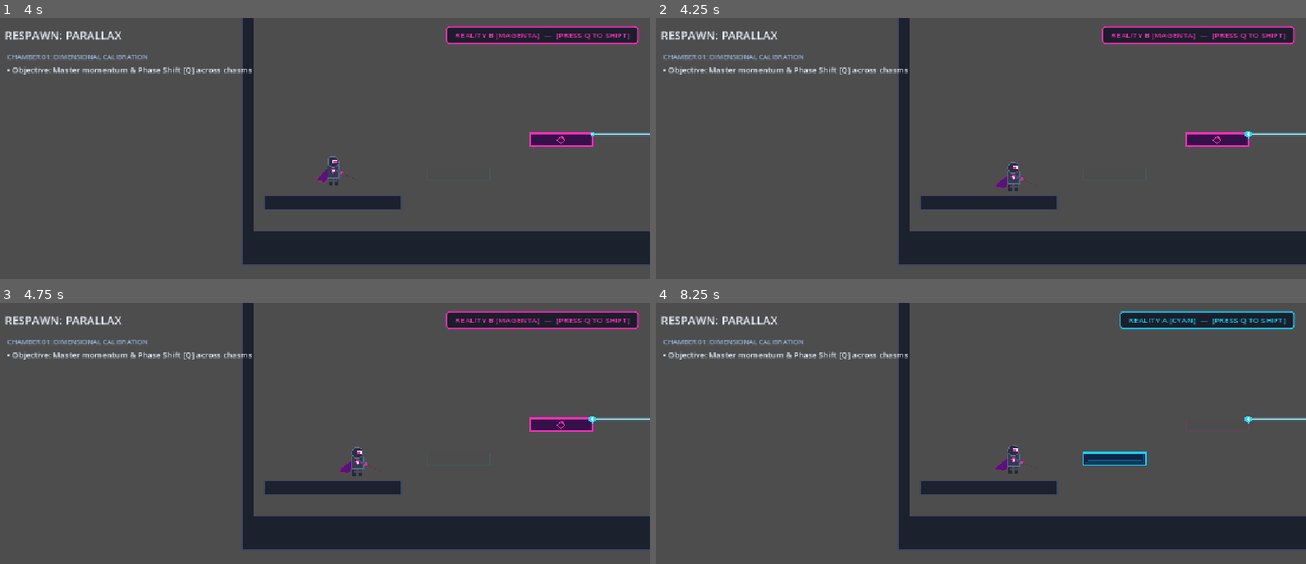
Above: before the commit, frames 1-4 (two rows, left to right).
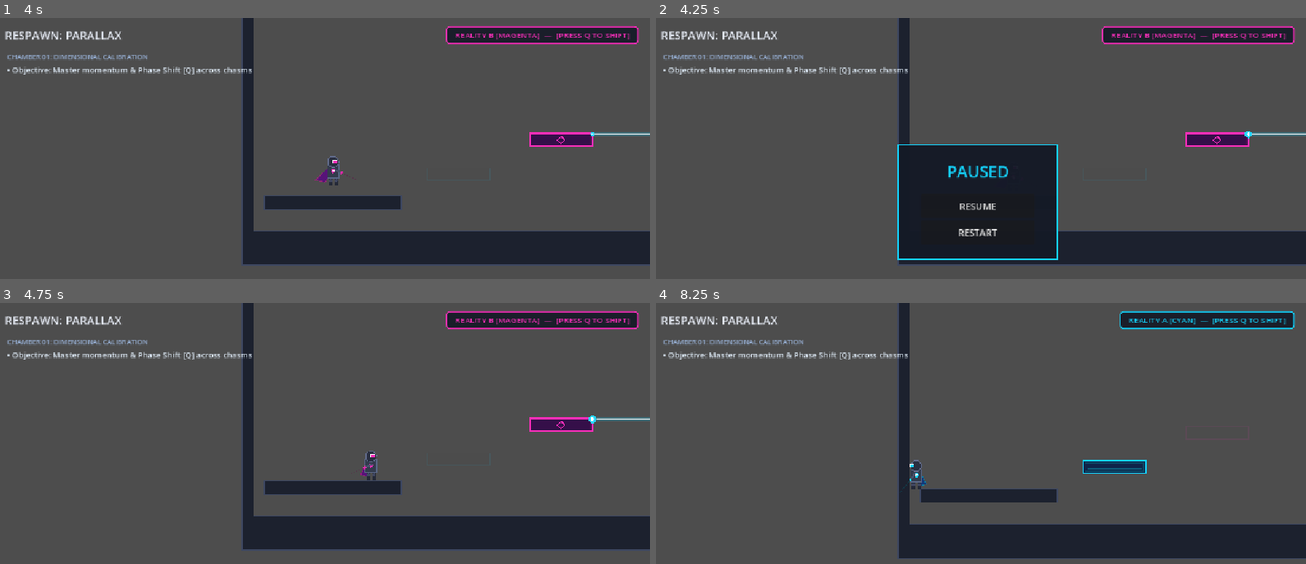
Above: after the commit, the same moments.

Repository: suhasreddy2317/_Respawn_
Game: Godot game, scene res://main.tscn
Same seed, same stepped clock (60 frames per second), same inputs: the game is played once before the commit and once after it.
Inputs (mouse positions are in pixels of both pictures, inside the frame that each line leads up to):
- Up to frame 1 (4 s): tap Q (switch_reality) at 0.5, 1.25, 2, 3.5 s; move the mouse to (468, 185) at 0.52 s; hold D (move_right) 0.53-1.25 s; tap R at 0.6, 2.3, 3.8 s; click (468, 185) at 0.67 s; tap Space (jump) at 0.77, 3.77 s; drag from (188, 221) to (286, 276) at 1.27 s; move the mouse to (390, 122) at 2.02 s; hold A (move_left) 2.03-2.75 s; hold Q (switch_reality) 2.03-2.75 s; drag from (286, 276) to (123, 148) at 2.77 s; move the mouse to (520, 258) at 3.52 s; hold D (move_right) from 3.53 s (still down); tap Enter at 3.6 s
- Up to frame 2 (4.25 s): keep holding D (move_right); tap Escape at 4.15 s
- Up to frame 3 (4.75 s): release D (move_right) at 4.25 s; click (318, 490) at 4.25 s, where only the run after the commit has a clickable "RESUME"
- Up to frame 4 (8.25 s): tap Q (switch_reality) at 5 s; drag from (779, 433) to (877, 394) at 5.02 s; move the mouse to (1013, 488) at 5.77 s; hold D (move_right) 5.78-6.5 s; hold E (interact) 5.78-6.5 s; click (1013, 488) at 5.92 s; tap R at 6.05, 7.35 s; drag from (877, 394) to (844, 506) at 6.52 s; move the mouse to (1124, 470) at 7.27 s; hold A (move_left) 7.28-8 s; tap Space (jump) at 7.52 s; drag from (844, 506) to (942, 561) at 8.02 s

Frame 1 is identical in both runs. In frame 2, 7.0% of the frame differs, in the area x 37-62%, y 48-93%; in frame 3, 0.4%; in frame 4, 6.7%.

Commit message:
Save gameplay and reality switching progress

Diff:
--- a/main.gd
+++ b/main.gd
@@ -41,6 +41,7 @@
 var _is_paused: bool = false
 
 func _ready() -> void:
+	process_mode = Node.PROCESS_MODE_ALWAYS
 	reality_manager = get_node_or_null("/root/RealityManager")
 	if reality_manager:
 		reality_manager.reality_changed.connect(_on_reality_changed)
@@ -52,6 +53,9 @@
 	_update_hud_state()
 
 func _process(delta: float) -> void:
+	if _is_paused:
+		return
+
 	_level_timer += delta
 	if _checkpoint_banner_timer > 0.0:
 		_checkpoint_banner_timer -= delta
@@ -62,10 +66,11 @@
 
 func _unhandled_input(event: InputEvent) -> void:
 	if event is InputEventKey and event.pressed and not event.echo:
-		if event.keycode == KEY_R or event.physical_keycode == KEY_R:
+		if event.keycode == KEY_ESCAPE or event.physical_keycode == KEY_ESCAPE:
+			_toggle_pause()
+			get_viewport().set_input_as_handled()
+		elif not _is_paused and (event.keycode == KEY_R or event.physical_keycode == KEY_R):
 			get_tree().reload_current_scene()
-		elif event.keycode == KEY_ESCAPE:
-			_toggle_pause()
 
 func _toggle_pause() -> void:
 	_is_paused = not _is_paused
@@ -79,6 +84,7 @@
 func _build_facility_chambers() -> void:
 	var facility: Node2D = Node2D.new()
 	facility.name = "ResearchFacility"
+	facility.process_mode = Node.PROCESS_MODE_PAUSABLE
 	add_child(facility)
 
 	# --- CHAMBER 1: Dimensional Calibration (X: 0 to 800) ---
@@ -367,6 +373,7 @@
 	player = PuzzlePlayer.new()
 	player.name = "Player"
 	player.position = checkpoints[0]
+	player.process_mode = Node.PROCESS_MODE_PAUSABLE
 	player.player_died.connect(_on_player_died)
 	player.player_respawned.connect(_on_player_respawned)
 	add_child(player)
@@ -379,6 +386,7 @@
 func _build_ui_hud() -> void:
 	ui_layer = CanvasLayer.new()
 	ui_layer.name = "SciFiHUD"
+	ui_layer.process_mode = Node.PROCESS_MODE_ALWAYS
 	add_child(ui_layer)
 
 	var root: Control = Control.new()
@@ -554,6 +562,57 @@
 	v_desc.add_theme_font_size_override("font_size", 15)
 	v_vbox.add_child(v_desc)
 
+	# Pause Menu
+	pause_menu = CenterContainer.new()
+	pause_menu.name = "PauseMenu"
+	pause_menu.set_anchors_preset(Control.PRESET_FULL_RECT)
+	pause_menu.visible = false
+	pause_menu.z_index = 1100
+	root.add_child(pause_menu)
+
+	var pause_panel: PanelContainer = PanelContainer.new()
+	var pause_style: StyleBoxFlat = StyleBoxFlat.new()
+	pause_style.bg_color = Color(0.08, 0.1, 0.15, 0.97)
+	pause_style.border_color = RealityManager.COLOR_REALITY_A_PRIMARY
+	pause_style.border_width_left = 2
+	pause_style.border_width_right = 2
+	pause_style.border_width_top = 2
+	pause_style.border_width_bottom = 2
+	pause_style.content_margin_left = 40
+	pause_style.content_margin_right = 40
+	pause_style.content_margin_top = 28
+	pause_style.content_margin_bottom = 28
+	pause_panel.add_theme_stylebox_override("panel", pause_style)
+	pause_menu.add_child(pause_panel)
+
+	var pause_vbox: VBoxContainer = VBoxContainer.new()
+	pause_panel.add_child(pause_vbox)
+
+	var pause_title: Label = Label.new()
+	pause_title.text = "PAUSED"
+	pause_title.horizontal_alignment = HORIZONTAL_ALIGNMENT_CENTER
+	pause_title.add_theme_font_size_override("font_size", 28)
+	pause_title.add_theme_color_override("font_color", RealityManager.COLOR_REALITY_A_PRIMARY)
+	pause_vbox.add_child(pause_title)
+
+	var pause_spacer: Control = Control.new()
+	pause_spacer.custom_minimum_size = Vector2(0, 12)
+	pause_vbox.add_child(pause_spacer)
+
+	var resume_btn: Button = Button.new()
+	resume_btn.text = "RESUME"
+	resume_btn.custom_minimum_size = Vector2(200, 42)
+	resume_btn.add_theme_font_size_override("font_size", 16)
+	resume_btn.pressed.connect(_resume_game)
+	pause_vbox.add_child(resume_btn)
+
+	var restart_btn: Button = Button.new()
+	restart_btn.text = "RESTART"
+	restart_btn.custom_minimum_size = Vector2(200, 42)
+	restart_btn.add_theme_font_size_override("font_size", 16)
+	restart_btn.pressed.connect(_restart_game)
+	pause_vbox.add_child(restart_btn)
+
 	# Bottom Controls Hint
 	var bot_margin: MarginContainer = MarginContainer.new()
 	bot_margin.set_anchors_preset(Control.PRESET_BOTTOM_WIDE)
@@ -566,6 +625,17 @@
 	hint_lbl.add_theme_font_size_override("font_size", 13)
 	hint_lbl.add_theme_color_override("font_color", Color(0.65, 0.72, 0.85))
 	bot_margin.add_child(hint_lbl)
+
+func _resume_game() -> void:
+	_is_paused = false
+	get_tree().paused = false
+	if pause_menu:
+		pause_menu.visible = false
+
+func _restart_game() -> void:
+	_is_paused = false
+	get_tree().paused = false
+	get_tree().reload_current_scene()
 
 func _update_active_chamber_objective() -> void:
 	if not player or not is_instance_valid(player):
--- a/scripts/reality_manager.gd
+++ b/scripts/reality_manager.gd
@@ -47,6 +47,9 @@
 	_active_player = player
 
 func _unhandled_input(event: InputEvent) -> void:
+	if get_tree().paused:
+		return
+
 	if event.is_action_pressed("switch_reality"):
 		toggle_reality()
 		get_viewport().set_input_as_handled()
Not shown, changed: index.html
